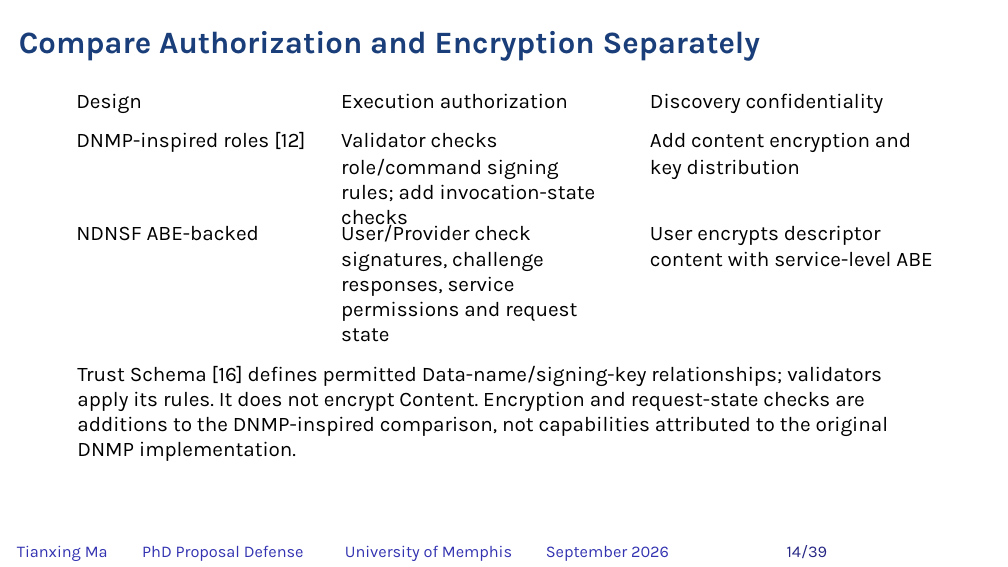
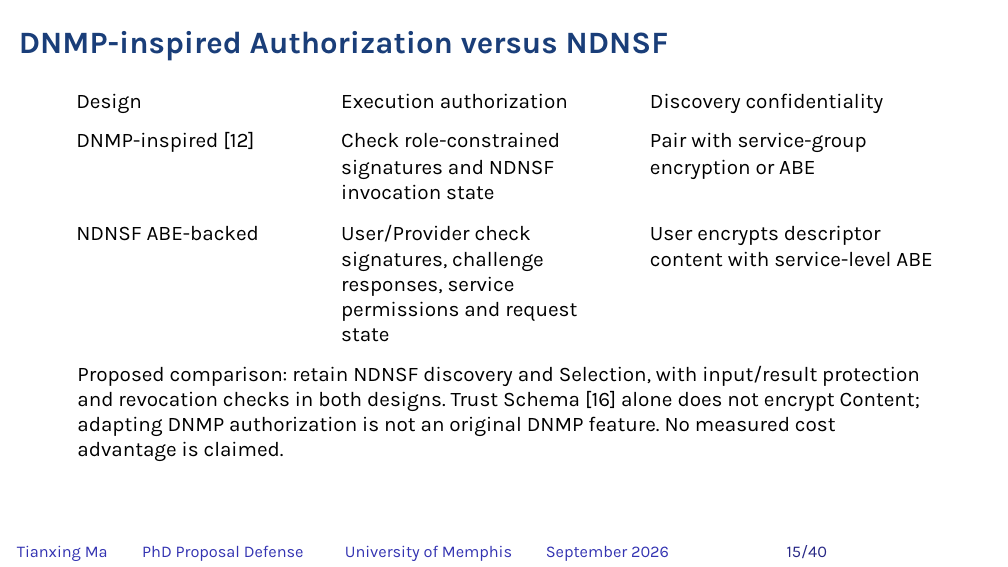
Before and after one commit to matianxing1992/NDN_Service_Framework, a slide deck: slide 15 of docs/PAPER/proposal-defense/slides/NDNSF_proposal_hybrid_editable.pptx (slide 14 before the commit). Drawn at 1008x567 pixels with LibreOffice and Linux fonts; fonts in the diff are those of the drawing; background and template pictures are left out. Boxes give left, top, right and bottom in pixels: in the first picture for what was removed or moved away, otherwise in the second. Text is boxed around its words. In the diff, an @@ line names an element or a change of style, - is before the commit and + after.

Commit message:
docs: explain DNMP authorization and qualify NDNSF comparison

```diff
--- a/docs/PAPER/proposal-defense/slides/NDNSF_proposal_hybrid_editable.pptx
+++ b/docs/PAPER/proposal-defense/slides/NDNSF_proposal_hybrid_editable.pptx
@@ text at (19, 31, 669, 60): text changed @@
-Compare Authorization and Encryption Separately
+DNMP-inspired Authorization versus NDNSF
@@ text at (76, 132, 254, 152): text changed @@
-DNMP-inspired roles [12]
+DNMP-inspired [12]
@@ text at (341, 132, 560, 148): text changed @@
-Validator checks
+Check role-constrained
@@ text at (650, 132, 867, 152): text changed @@
-Add content encryption and
+Pair with service-group
@@ text at (341, 160, 554, 200): text changed @@
-role/command signing rules; add invocation-state checks
+signatures and NDNSF invocation state
@@ text at (650, 159, 815, 179): text changed @@
-key distribution
+encryption or ABE
@@ text at (77, 366, 921, 461): text changed @@
-Trust Schema [16] defines permitted Data-name/signing-key relationships; validators apply its rules. It does not encrypt Content. Encryption and request-state checks are additions to the DNMP-inspired comparison, not capabilities attributed to the original DNMP implementation.
+Proposed comparison: retain NDNSF discovery and Selection, with input/result protection and revocation checks in both designs. Trust Schema [16] alone does not encrypt Content; adapting DNMP authorization is not an original DNMP feature. No measured cost advantage is claimed.
@@ text at (787, 545, 827, 558): text changed @@
-14/39
+15/40
```
Also in this commit, not shown: 37 other slides changed, 1 slide added, 21 other files.
